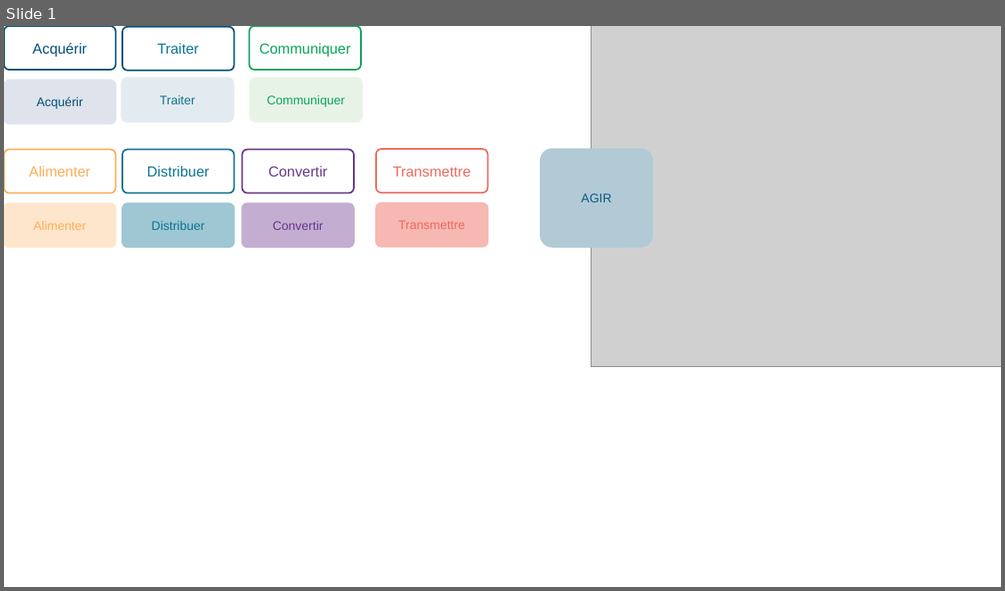
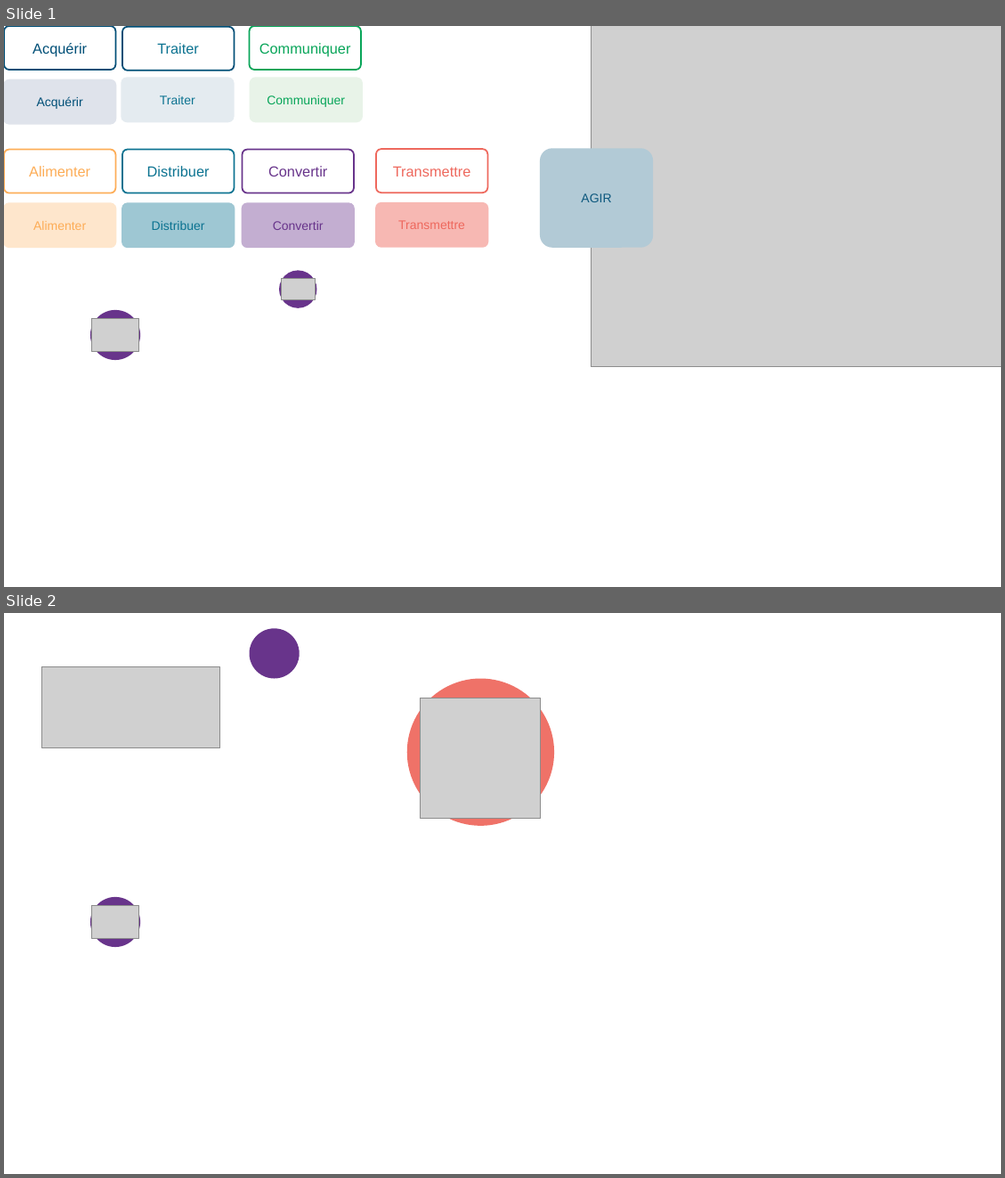
Before and after one commit to xpessoles/TP_Documents_PSI, a slide deck: ChaineFonctionnelle_V2.pptx. Shown one above the other, each under a label of ours: slide 1 before the commit, slides 1 and 2 after it. The pictures are 1005x591 and 1005x1178 pixels, drawn with LibreOffice and Linux fonts; fonts in the diff are those of the drawing; grey boxes stand for pictures. Boxes give left, top, right and bottom in pixels: in the first picture for what was removed or moved away, otherwise in the second. Text is boxed around its words. In the diff, an @@ line names an element or a change of style, - is before the commit and + after.

```diff
--- a/ChaineFonctionnelle_V2.pptx
+++ b/ChaineFonctionnelle_V2.pptx
@@ slide 2 added at (4, 613, 1001, 1174), background #FFFFFF @@
@@ ellipse added at (250, 629, 299, 679), fill #68348B @@
@@ picture added at (42, 666, 220, 748) @@
@@ ellipse added at (407, 679, 554, 826), fill #EF7268 @@
@@ picture added at (421, 698, 541, 818) @@
@@ ellipse added at (90, 897, 140, 948), fill #68348B @@
@@ picture added at (91, 906, 138, 938) @@
@@ slide 1 changed as well @@
@@ ellipse added at (279, 271, 317, 309), fill #68348B @@
@@ picture added at (281, 279, 316, 300) @@
@@ ellipse added at (90, 310, 140, 361), fill #68348B @@
@@ picture added at (91, 319, 138, 351) @@
```
Also in this commit, not shown: 1 slide removed.
